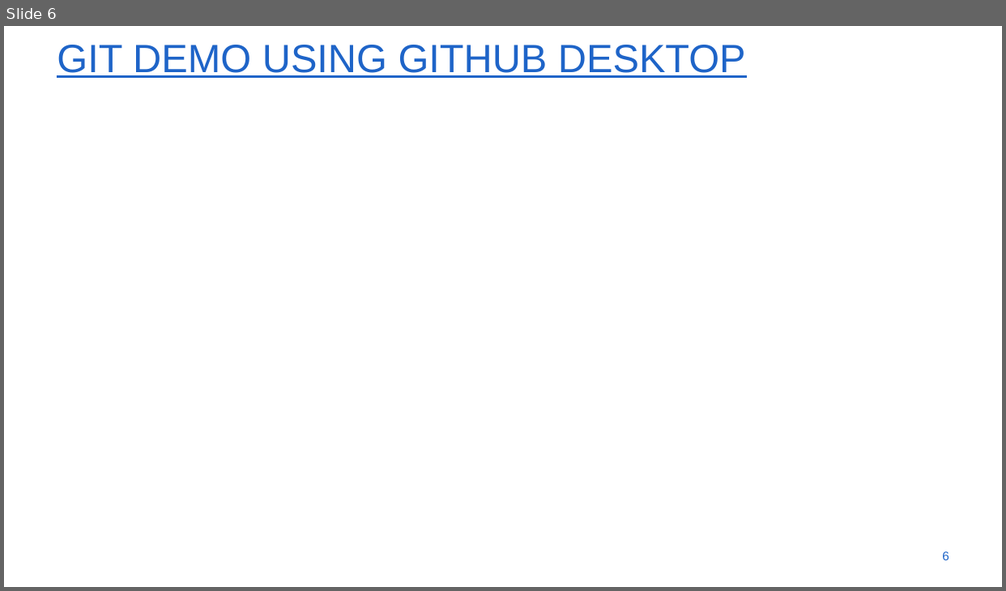
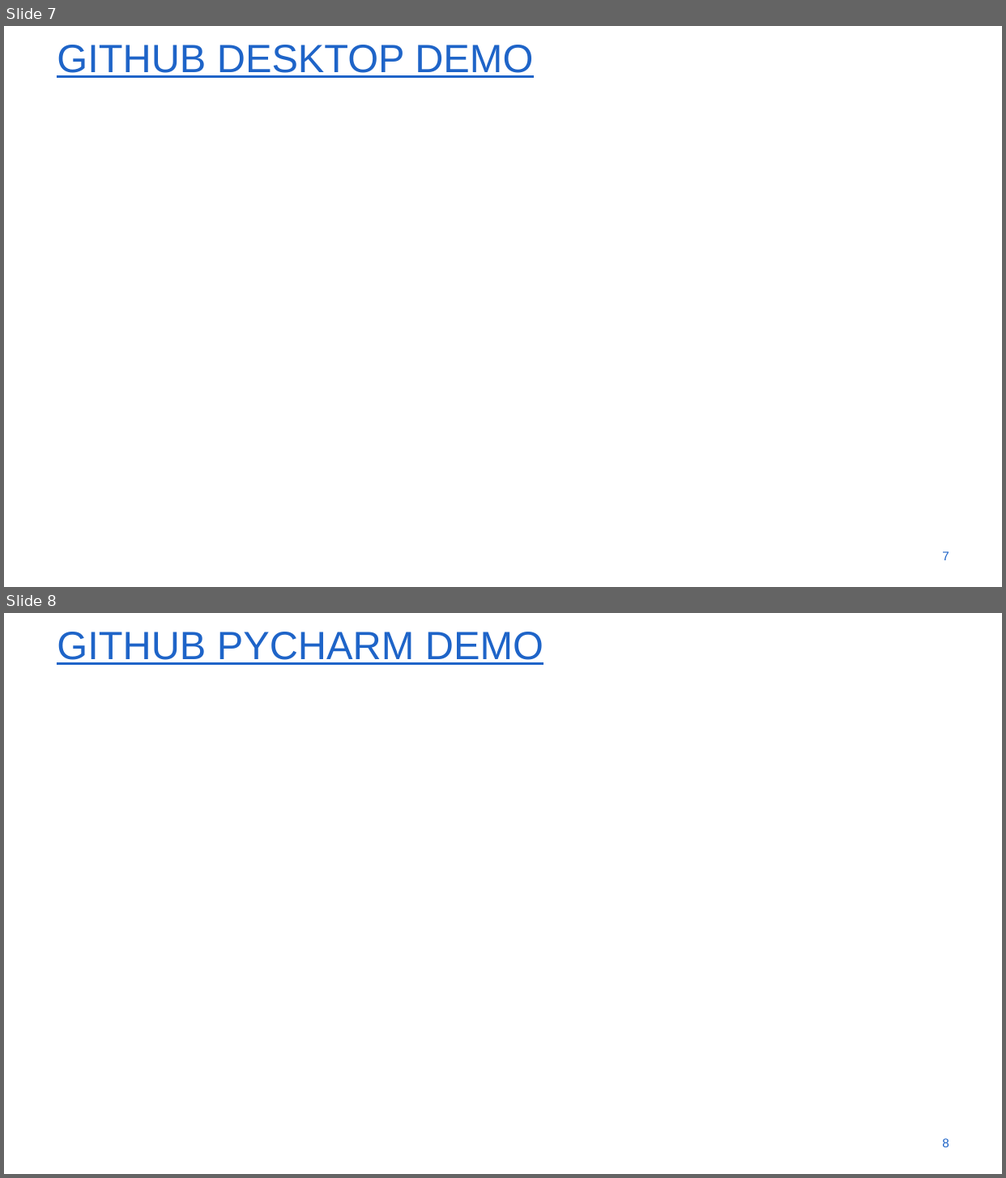
Before and after one commit to Qisi-Zhang/SSHTsessie, a slide deck: SSHTGithub.pptx. Shown one above the other, each under a label of ours: slide 6 before the commit, slides 7 and 8 after it. The pictures are 1006x591 and 1006x1178 pixels, drawn with LibreOffice and Linux fonts; fonts in the diff are those of the drawing; background and template pictures are left out. Boxes give left, top, right and bottom in pixels: in the first picture for what was removed or moved away, otherwise in the second. Text is boxed around its words. In the diff, an @@ line names an element or a change of style, - is before the commit and + after.

```diff
--- a/SSHTGithub.pptx
+++ b/SSHTGithub.pptx
@@ slide 8 added at [4,613,1002,1174], background #FFFFFF @@
@@ title added at [57,632,543,665], 54 pt, text #1E64C8, underline @@
+GITHUB PYCHARM DEMO
@@ page number added at [942,1139,949,1148], 17.1 pt, text #1E64C8 @@
+8
@@ what was slide 6 is now slide 7 @@
@@ slide 7 changed as well @@
@@ title at [57,45,533,78]: text changed @@
-GIT DEMO USING GITHUB DESKTOP
+GITHUB DESKTOP DEMO
@@ page number at [942,552,949,561]: text changed @@
-6
+7
```
Also in this commit, not shown: 4 other slides changed, 5 other slides added, 2 slides removed.
